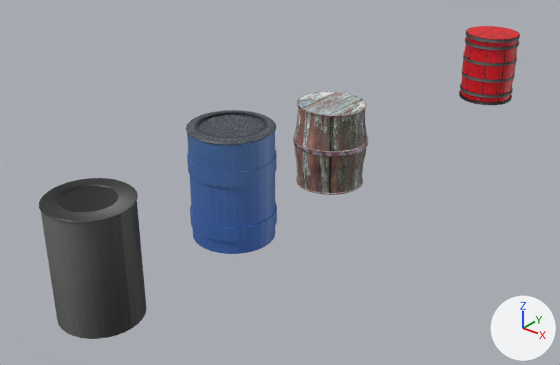
The Blender file untitled.blend as it was, and as the next commit left it.
Camera for both pictures: a 50 mm camera at (12.3, -28.9, 10.4) aimed at (-1.2, -11.9, -0.1). The lights are fixed; the arrows at lower right show +X, +Y and +Z. The first picture is the older version.

In view in the first picture: 'Barrel 1', 'Barrel 1 Lid', 'Barrel 2', 'Barrel 2 Lid', 'Barrel 3', 'Barrel 3 ring 1', 'Barrel 3 ring 2', 'Barrel 3 ring 3', 'Barrel 4', 'Cylinder'.
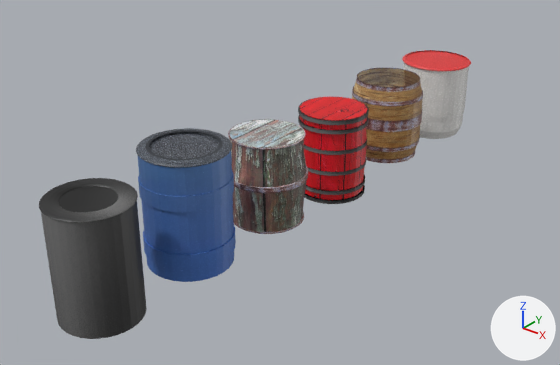
Commit message: completed barrels

What changed in the scene script:
```text
Add img_red_plastic_jpg:
    img_red_plastic_jpg = load_image('red plastic.jpg', 'Blender Textures/red plastic.jpg', 474, 355, 'sRGB')
Add img_sixth_barrel_jpg:
    img_sixth_barrel_jpg = load_image('sixth barrel.jpg', 'Blender Textures/sixth barrel.jpg', 3000, 2250, 'sRGB')
Add img_fifth_barrel_jpg:
    img_fifth_barrel_jpg = load_image('fifth barrel.jpg', 'Blender Textures/fifth barrel.jpg', 3888, 2592, 'sRGB')
Add mat_material_006:
    mat_material_006 = principled_material('Material.006')
    mat_material_006.texture = img_red_plastic_jpg
Add mat_material_005:
    mat_material_005 = principled_material('Material.005')
    mat_material_005.texture = img_sixth_barrel_jpg
Add mat_material_004:
    mat_material_004 = principled_material('Material.004')
    mat_material_004.texture = img_rusted_metal_jpg
Add mat_material:
    mat_material = principled_material('Material')
    mat_material.texture = img_fifth_barrel_jpg
Add me_cylinder_014:
    me_cylinder_014.from_pydata(...)  # 304 vertices, 226 faces; spans x -1.06..1.06, y -1.06..1.06, z -1.37..2.14
    me_cylinder_014.materials.append(mat_material_006)  # picture img_red_plastic_jpg
Add me_cylinder_013:
    me_cylinder_013.from_pydata(...)  # 288 vertices, 257 faces; spans x -1.15..1.15, y -1.15..1.15, z -1.0..1.04
    me_cylinder_013.materials.append(mat_material_005)  # picture img_sixth_barrel_jpg
Add me_cylinder_012:
    me_cylinder_012.from_pydata(...)  # 512 vertices, 354 faces; spans x -1.1..1.1, y -1.1..1.1, z -1.0..35.5
    me_cylinder_012.materials.append(mat_material_004)  # picture img_rusted_metal_jpg
Add me_cylinder_005:
    me_cylinder_005.from_pydata(...)  # 160 vertices, 129 faces; spans x -1.14..1.14, y -1.14..1.14, z -1.0..1.0
    me_cylinder_005.materials.append(mat_material)  # picture img_fifth_barrel_jpg
Change ob_barrel_2:
    ob_barrel_2.location: (-0.03, -15.43, 1.61) -> (-0.03, -17.09, 1.61)
Change ob_barrel_2_lid:
    ob_barrel_2_lid.location: (-0.03, -15.43, 3.19) -> (-0.03, -17.09, 3.19)
Change ob_barrel_3:
    ob_barrel_3.location: (-0.01, -11.04, 1.28) -> (-0.01, -14.05, 1.28)
Change ob_barrel_3_ring_1:
    ob_barrel_3_ring_1.location: (0.0, -11.04, 0.03) -> (0.0, -14.05, 0.03)
Change ob_barrel_3_ring_2:
    ob_barrel_3_ring_2.location: (0.0, -11.04, 1.36) -> (0.0, -14.05, 1.36)
Change ob_barrel_3_ring_3:
    ob_barrel_3_ring_3.location: (0.0, -11.04, 2.51) -> (0.0, -14.05, 2.51)
Change ob_barrel_4:
    ob_barrel_4.location: (0.0, 0.0, 1.0) -> (0.0, -10.95, 1.0)
Change ob_cylinder:
    ob_cylinder.location: (0.0, 0.0, 0.0) -> (0.0, -10.95, 0.0)
Add ob_barrel_6_lid:
    ob_barrel_6_lid = bpy.data.objects.new('Barrel 6 Lid', me_cylinder_014)
    ob_barrel_6_lid.location = (0.0, -4.62, 2.28)
    ob_barrel_6_lid.scale = (1.13, 1.12, 0.031)
Add ob_barrel_6:
    ob_barrel_6 = bpy.data.objects.new('Barrel 6', me_cylinder_013)
    ob_barrel_6.location = (0.0, -4.62, 0.97)
    ob_barrel_6.scale = (1.0, 1.0, 1.27)
Add ob_barrel_5_rings:
    ob_barrel_5_rings = bpy.data.objects.new('Barrel 5 rings', me_cylinder_012)
    ob_barrel_5_rings.location = (0.0, -7.86, -0.01)
    ob_barrel_5_rings.scale = (1.06, 1.03, 0.0712)
Add ob_barrel_5:
    ob_barrel_5 = bpy.data.objects.new('Barrel 5', me_cylinder_005)
    ob_barrel_5.location = (0.0, -7.86, 1.2)
    ob_barrel_5.scale = (1.0, 1.0, 1.29)
```

Pixel boxes (x1, y1, x2, y2) of what changed, in the pictures (560 x 365 px):
'Barrel 2', moved
    before: (187, 132, 277, 254)
    after: (138, 151, 236, 282)
'Barrel 3', moved
    before: (294, 91, 367, 193)
    after: (229, 119, 306, 232)
'Barrel 4', moved
    before: (461, 26, 519, 102)
    after: (300, 97, 367, 200)
'Barrel 2 Lid', moved
    before: (186, 110, 276, 145)
    after: (136, 128, 232, 168)
'Barrel 5', added (brown)
    after: (352, 68, 423, 159)
'Barrel 6', added
    after: (403, 63, 469, 139)
'Cylinder', moved
    before: (459, 29, 520, 105)
    after: (298, 97, 369, 204)
'Barrel 5 rings', added
    after: (352, 68, 423, 163)
'Barrel 6 Lid', added (red)
    after: (402, 50, 471, 71)
'Barrel 3 ring 2', moved
    before: (293, 133, 368, 157)
    after: (234, 166, 308, 193)
'Barrel 3 ring 3', moved
    before: (297, 95, 367, 117)
    after: (228, 121, 306, 150)
'Barrel 3 ring 1', moved
    before: (296, 176, 363, 195)
    after: (233, 212, 304, 234)
